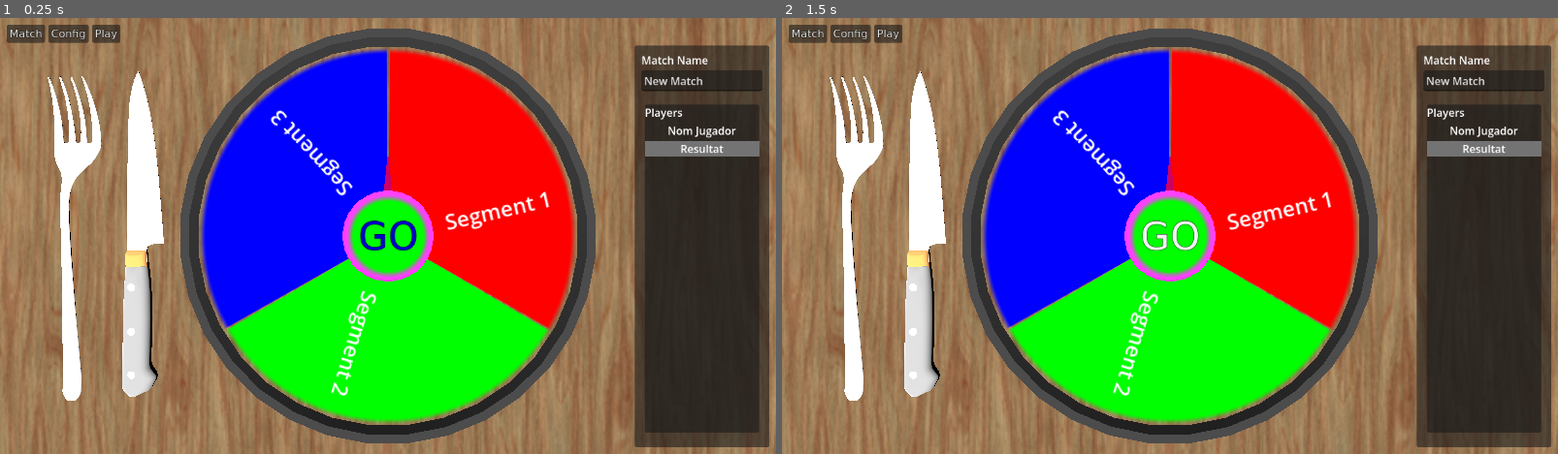
Above: before the commit, frames 1-2 (left to right).
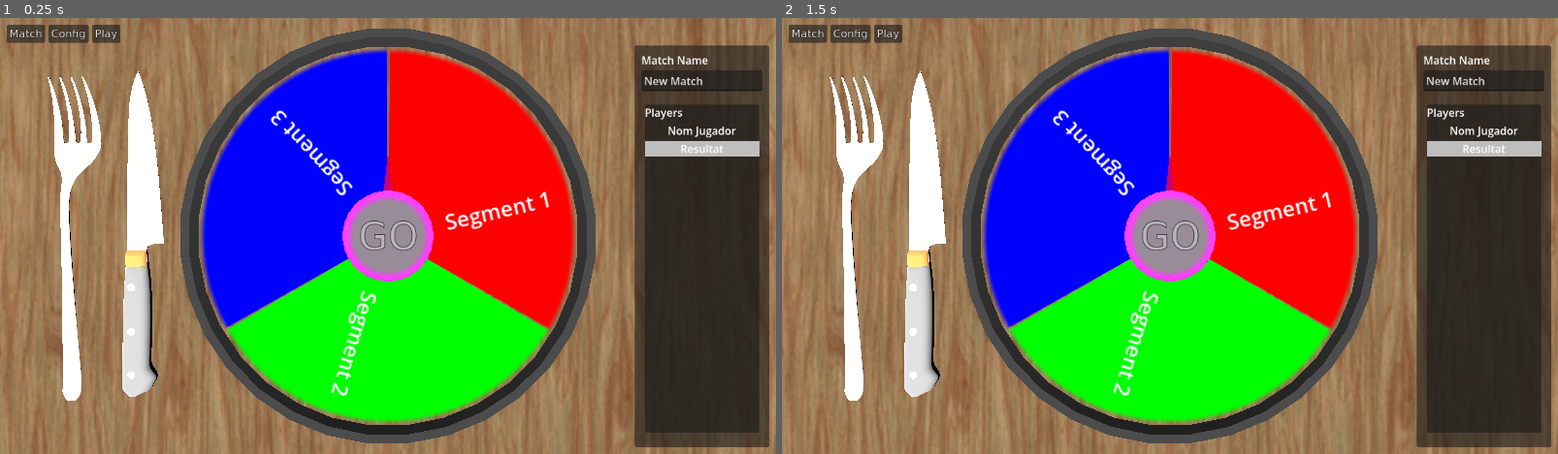
Above: after the commit, the same moments.

Repository: Zamme/vgs-custom-roulette
Game: Godot game, scene res://src/game_manager.tscn
Same seed, same stepped clock (60 frames per second), same inputs: the game is played once before the commit and once after it.
Inputs (mouse positions are in pixels of both pictures, inside the frame that each line leads up to):
- Up to frame 1 (0.25 s): no input
- Up to frame 2 (1.5 s): click (1170, 236) at 0.5 s, where only the run before the commit has a clickable "GO"; click (1170, 236) at 1.25 s, where only the run before the commit has a clickable "GO"

The runs differ from the first frame. In frame 1, 2.0% of the frame differs, in the area x 44-98%, y 28-60%; in frame 2, 2.0%.

Commit message:
match management finished

Diff:
--- a/src/scripts/match_control.gd
+++ b/src/scripts/match_control.gd
@@ -29,8 +29,20 @@
 		var _new_mpvbox : MatchPlayerVBox = match_player_vbox_prefab.instantiate()
 		players_vbox_container.add_child(_new_mpvbox)
 		_new_mpvbox.set_player_name_label(_players[i_player].p_name)
-		#var _color : Color = _current_match_info.match_results[i_player]
-		#_new_mpvbox.set_result_color_rect()
+		var _nom_jugador : String = _players[i_player].p_name
+		var i_player_segment_result : int = -1
+		if _current_match_info.match_results.has(_nom_jugador):
+			i_player_segment_result = _current_match_info.match_results[_nom_jugador]
+		if i_player_segment_result > -1:
+			var _player_segment : SegmentInfo = _current_match_info.roulette_info.r_segments[i_player_segment_result]
+			var _player_result_text : String = _player_segment.s_name
+			var _player_result_color : Color = _player_segment.s_color
+			_new_mpvbox.set_result_label(_player_result_text)
+			#var _color : Color =
+			_new_mpvbox.set_result_color_rect(_player_result_color)
+			pass
+		else:
+			_new_mpvbox.set_result_color_rect(Color.GRAY)
 
 func _on_match_name_line_edit_editing_toggled(toggled_on: bool) -> void:
 	if not toggled_on:
--- a/src/scripts/match_scene.gd
+++ b/src/scripts/match_scene.gd
@@ -14,6 +14,7 @@
 @onready var rolling_audio : AudioStreamPlayer = $RollingAudio
 @onready var hey_audio : AudioStreamPlayer = $HeyAudio
 @onready var music_audio : AudioStreamPlayer = $MusicAudio
+@onready var go_button : GoButton = $MatchControl/GOButton
 
 #@onready var rot_spinbox: SpinBox = $rotationsp
 
@@ -41,12 +42,16 @@
 
 func check_roulette_result() -> void:
 	current_turn_segment_result = get_segment_result()
+	var _current_player_name : String = match_info.game_info.g_players[match_info.match_turn].p_name
+	match_info.match_results[_current_player_name] = current_turn_segment_result
+	print("Current player name: ", _current_player_name, " Result: ", current_turn_segment_result)
+	Globals.match_control.update_all()
 	#print("Roulette Rotation: ", rad_to_deg(roulette_rb.global_rotation.y))
 	#print("Segment: ", current_turn_segment_result)
 
-
 func finish_match() -> void:
 	print("Match finished")
+	set_match_state(3)
 
 func get_segment_result() -> int:
 	var n_segments : int = match_info.roulette_info.r_segments.size()
@@ -83,6 +88,7 @@
 	update_match_scene()
 
 func new_match() -> void:
+	set_match_state(0)
 	match_info = MatchInfo.new()
 	match_info.create_default_match()
 	update_match_scene()
@@ -110,7 +116,12 @@
 	play_rolling_audio(false)
 	hey_audio.play()
 	check_roulette_result()
+	Globals.match_control.update_all()
 	show_turn_result()
+
+func set_match_state(_new_state : int) -> void:
+	match_info.match_state = _new_state
+	update_match_state()
 
 func save_match():
 	var _saved : bool = Globals.save_load_manager.save_match(match_info)
@@ -121,6 +132,9 @@
 	turn_result_dialog.popup_centered()
 
 func start_match() -> void:
+	match_info.match_turn = 0
+	match_info.match_results = Dictionary()
+	Globals.match_control.update_all()
 	resume_match()
 
 func start_turn() -> void:
@@ -145,6 +159,17 @@
 func update_match_scene() -> void:
 	update_roulette()
 	update_match_control()
+
+func update_match_state() -> void:
+	match match_info.match_state:
+		0: # None
+			go_button.disabled = true
+		1: # Beginning
+			pass
+		2: # Playing
+			go_button.disabled = false
+		3: # Finished
+			go_button.disabled = true
 
 func update_roulette() -> void:
 	roulette_rb.update_roulette_object(match_info.roulette_info)
@@ -226,15 +251,15 @@
 func _on_state_popup_menu_index_pressed(index: int) -> void:
 	match index:
 		0:
-			pass
+			resume_match()
 		1:
 			start_match()
 
 func _on_start_turn_accept_dialog_confirmed() -> void:
-	match_info.match_state = 2
+	set_match_state(2)
 
 func _on_start_turn_accept_dialog_canceled() -> void:
-	match_info.match_state = 2
+	set_match_state(2)
 
 func _on_turn_result_confirm_dialog_confirmed() -> void:
 	if has_next_turn():
@@ -243,4 +268,5 @@
 		finish_match()
 
 func _on_turn_result_confirm_dialog_canceled() -> void:
+	# Repeat turn
 	pass # Replace with function body.
--- a/src/scripts/save_load_manager.gd
+++ b/src/scripts/save_load_manager.gd
@@ -82,12 +82,13 @@
 	var _game_info : GameInfo = GameInfo.new()
 	_game_info = load_game(_match_file.get_value("General", "Game", null))
 	var _results : Dictionary = Dictionary()
-	var _results_keys : Array = _match_file.get_section_keys("Results")
-	for _result_key in _results_keys:
-		_results[_result_key] = _match_file.get_value("Results", _result_key, -1)
+	if _match_file.has_section("Results"):
+		var _results_keys : Array = _match_file.get_section_keys("Results")
+		for _result_key in _results_keys:
+			_results[_result_key] = _match_file.get_value("Results", _result_key, -1)
 	_match_info.create_match(_match_file.get_value("General", "Name", "NULL"),
 								_match_file.get_value("General", "Order", 0),
-								_match_file.get_value("General", "Results", Dictionary()),
+								_results,
 								_match_file.get_value("General", "State", 0),
 								_roulette_info,
 								_game_info,
